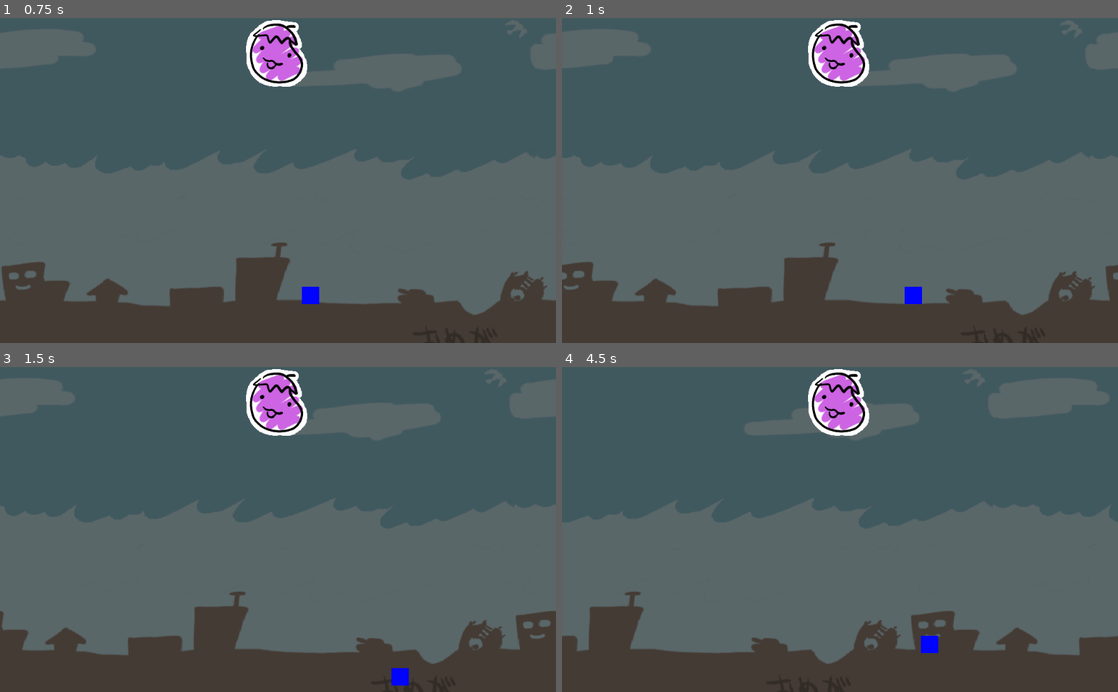
Above: before the commit, frames 1-4 (two rows, left to right).
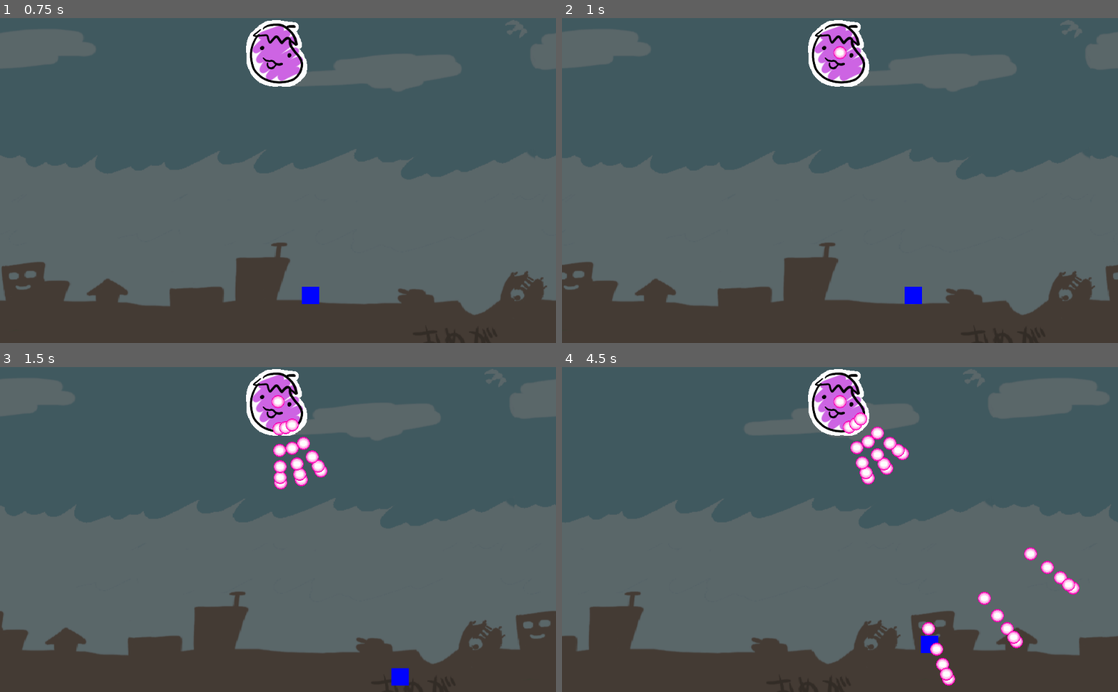
Above: after the commit, the same moments.

Repository: syun77/gd_bullettest2
Game: Godot game, scene res://Main.tscn
Two runs of this game, one before a commit and one after it. Both use one fixed random seed, a clock stepped at 60 frames per second and the inputs below.
Inputs:
- Up to frame 1 (0.75 s): hold Right (ui_right) from 0.53 s (still down)
- Up to frame 2 (1 s): keep holding Right (ui_right)
- Up to frame 3 (1.5 s): release Right (ui_right) at 1.28 s; hold Down (ui_down) from 1.28 s (still down)
- Up to frame 4 (4.5 s): release Down (ui_down) at 2.03 s; hold Right (ui_right) 2.03-2.78 s; hold Up (ui_up) 2.78-3.53 s; hold Left (ui_left) from 3.53 s (still down)

Frame 1 is identical in both runs. In frame 2, less than 0.1% of the frame differs, in the area x 48-52%, y 8-13%; in frame 3, 1.0%; in frame 4, 2.1%, in the area x 48-94%, y 8-99%.

Commit message:
N-Way弾を実装

Diff:
--- /dev/null
+++ b/BulletTest/Bullet.gd
@@ -0,0 +1,25 @@
+extends Area2D
+
+class_name Bullet
+
+var _velocity = Vector2.ZERO # 速度.
+var _accel = Vector2.ZERO # 加速度.
+
+## 速度を設定する.
+func set_velocity(deg:float, speed:float) -> void:
+	var rad = deg2rad(deg)
+	_velocity.x = cos(rad) * speed
+	_velocity.y = -sin(rad) * speed
+
+## 加速度を設定する.
+func set_accel(ax:float, ay:float) -> void:
+	_accel.x = ax
+	_accel.y = ay
+
+## 更新
+func _physics_process(delta: float) -> void:
+	_velocity += _accel
+	position += _velocity * delta
+
+	if Common.is_in_screen(position) == false:
+		queue_free()
--- /dev/null
+++ b/BulletTest/Bullet.tscn
@@ -0,0 +1,16 @@
+[gd_scene load_steps=4 format=2]
+
+[ext_resource path="res://bullet2.png" type="Texture" id=1]
+[ext_resource path="res://Bullet.gd" type="Script" id=2]
+
+[sub_resource type="CircleShape2D" id=1]
+radius = 11.0
+
+[node name="Bullet" type="Area2D"]
+script = ExtResource( 2 )
+
+[node name="Bullet2" type="Sprite" parent="."]
+texture = ExtResource( 1 )
+
+[node name="CollisionShape2D" type="CollisionShape2D" parent="."]
+shape = SubResource( 1 )
--- a/BulletTest/Common.gd
+++ b/BulletTest/Common.gd
@@ -3,108 +3,50 @@
 const ParticleObj = preload("res://Particle.tscn")
 const TIMER_SCREEN_SHAKE = 1.0
 
-var _change_spr = false
-var _is_scatter = false
-var _scatter_range = 5.0
-var _is_offset = false
-var _is_particle = false
+# 画面のサイズ.
+const SCREEN_W = 1024.0
+const SCREEN_H = 600.0
+
+# 画面の中央.
+const CENTER_X = SCREEN_W / 2
+const CENTER_Y = SCREEN_H / 2
+
 var _layers = null
-var _is_screen_shake = false
-var _is_enemy_shake = false
-var _screen_shake_timer = 0.0
-var _is_knock_back = false
-var _is_hitslow = false
-var _hitslow_rate = 40
-var _hitslow_timer = 0.0
-var _is_blur = false
-var _is_trail = false
+var _player:Player = null
+var _prev_target_pos = Vector2.ZERO
 
-func setup(layers) -> void:
+func setup(layers, player) -> void:
 	_layers = layers
+	_player = player
 
-func start_screen_shake() -> void:
-	_screen_shake_timer = TIMER_SCREEN_SHAKE
-func get_screen_shake_rate() -> float:
-	return _screen_shake_timer / TIMER_SCREEN_SHAKE
-func update_screen_shake(delta:float) -> void:
-	_screen_shake_timer -= delta
-	if _screen_shake_timer < 0:
-		_screen_shake_timer = 0
+func is_in_screen(pos:Vector2) -> bool:
+	if pos.x < 0 or pos.y < 0:
+		return false
+	if pos.x > SCREEN_W or pos.y > SCREEN_H:
+		return false
+	return true
 
 func get_layer(name:String) -> CanvasLayer:
 	return _layers[name]
 
-func add_particle(pos:Vector2, t:float, deg:float, speed:float):
-	var p = ParticleObj.instance()
-	p.position = pos
-	p.start(t, deg, speed)
-	get_layer("particle").add_child(p)
-	return p
+func get_player() -> Player:
+	if is_instance_valid(_player) == false:
+		return null
+	return _player
 
-func set_change_spr(b:bool) -> void:
-	_change_spr = b
+func get_aim(pos:Vector2) -> float:
+	var player = get_player()
+	var target = _prev_target_pos
+	if player != null:
+		target = player.position
 
-func is_change_spr() -> bool:
-	return _change_spr
+	var d = target - pos
+	var aim = rad2deg(atan2(-d.y, d.x))
 
-func set_scatter(b:bool) -> void:
-	_is_scatter = b
-func is_scatter() -> bool:
-	return _is_scatter
+	# ターゲットの座標を保存しておく.
+	_prev_target_pos = target
 
-func set_scatter_range(v:float) -> void:
-	_scatter_range = v
-func get_scatter_range() -> float:
-	return _scatter_range
-
-func set_offset(b:bool) -> void:
-	_is_offset = b
-func is_offset() -> bool:
-	return _is_offset
-
-func set_particle(b:bool) -> void:
-	_is_particle = b
-func is_particle() -> bool:
-	return _is_particle
-
-func set_screen_shake(b:bool) -> void:
-	_is_screen_shake = b
-func is_screen_shake() -> bool:
-	return _is_screen_shake
-func set_enemy_shake(b:bool) -> void:
-	_is_enemy_shake = b
-func is_enemy_shake() -> bool:
-	return _is_enemy_shake
-
-func set_knock_back(b:bool) -> void:
-	_is_knock_back = b
-func is_knock_back() -> bool:
-	return _is_knock_back
-
-func set_hitslow(b:bool) -> void:
-	_is_hitslow = b
-func is_hitslow() -> bool:
-	return _is_hitslow
-func set_hitslow_rate(rate:int) -> void:
-	_hitslow_rate = rate
-func get_hitslow_rate() -> float:
-	if _hitslow_timer <= 0:
-		return 1.0 # 無効.
-	return _hitslow_rate / 100.0
-func start_hitslow() -> void:
-	_hitslow_timer = 1.0
-func update_hitslow(delta:float) -> void:
-	_hitslow_timer -= delta
-
-func set_blur(b:bool) -> void:
-	_is_blur = b
-func is_blur() -> bool:
-	return _is_blur
-
-func set_trail(b:bool) -> void:
-	_is_trail = b
-func is_trail() -> bool:
-	return _is_trail
+	return aim
 
 ## 角度差を求める.
 func diff_angle(now:float, next:float) -> float:
--- a/BulletTest/Enemy.gd
+++ b/BulletTest/Enemy.gd
@@ -2,11 +2,98 @@
 
 class_name Enemy
 
+const BulletObj = preload("res://Bullet.tscn")
+
+# --------------------------------
+# class.
+# --------------------------------
+class DelayedBatteryInfo:
+	var deg:float = 0
+	var speed:float = 0
+	var delay:float = 0
+	var ax:float = 0
+	var ay:float = 0
+	func _init(_deg:float, _speed:float, _delay:float, _ax:float=0.0, _ay:float=0.0) -> void:
+		deg = _deg
+		speed = _speed
+		delay = _delay
+		ax = _ax
+		ay = _ay
+	func elapse(delta:float) -> bool:
+		delay -= delta
+		if delay <= 0:
+			return true # 発射できる.
+		return false
+
+
 onready var _spr = $Enemy
 
 var _cnt = 0
+var _timer = 0.0
+var _batteries = [] # 弾のディレイ発射用配列.
 
 func _physics_process(delta: float) -> void:
-	delta *= Common.get_hitslow_rate()
+	_timer += delta
+	_cnt += 1
 
-	_cnt += 1
+	_update_batteies(delta)
+
+	if _cnt%60 == 0:
+		var aim = _aim()
+		#_bullet(aim, 500)
+		for i in range(7):
+			_nway(3, aim, 45, 300+50*i, 0.1 * i)
+
+func _aim() -> float:
+	return Common.get_aim(position)
+
+## 弾を撃つ.
+func _bullet(deg:float, speed:float, delay:float=0, ax:float=0, ay:float=0) -> void:
+	if delay > 0.0:
+		# 遅延発射なのでリストに追加するだけ.
+		_add_battery(deg, speed, delay, ax, ay)
+		return
+
+	# 発射する.
+	var b = BulletObj.instance()
+	b.position = position
+	b.set_velocity(deg, speed)
+	b.set_accel(ax, ay)
+	var bullets = Common.get_layer("bullet")
+	bullets.add_child(b)
+
+## N-Wayを撃つ
+## @param n 発射数.
+## @param center 中心角度.
+## @param wide 範囲.
+## @param speed 速度.
+## @param delay 遅延速度.
+func _nway(n, center, wide, speed, delay=0) -> void:
+	if n < 1:
+		return
+
+	var d = wide / n
+	var a = center - (d * 0.5 * (n - 1))
+	for i in range(n):
+		_bullet(a, speed, delay)
+		a += d
+
+## 遅延発射リストに追加する.
+func _add_battery(deg:float, speed:float, delay:float, ax:float, ay:float) -> void:
+	var b = DelayedBatteryInfo.new(deg, speed, delay, ax, ay)
+	_batteries.append(b)
+
+## 遅延発射リストを更新する.
+func _update_batteies(delta:float) -> void:
+	var tmp = []
+	for battery in _batteries:
+		var b:DelayedBatteryInfo = battery
+		if b.elapse(delta):
+			# 発射する.
+			_bullet(b.deg, b.speed, 0, b.ax, b.ay)
+			continue
+
+		# 発射できないのでリストに追加.
+		tmp.append(b)
+
+	_batteries = tmp
--- a/BulletTest/Main.gd
+++ b/BulletTest/Main.gd
@@ -1,13 +1,12 @@
 extends Node2D
 
-# 画面の中央.
-const CENTER_X = 1024.0 / 2
-const CENTER_Y = 600.0 / 2
 
 onready var _camera = $MainCamera
 
+onready var _player = $MainLayer/Player
 onready var _main_layer = $MainLayer
 onready var _shot_layer = $ShotLayer
+onready var _bullet_layer = $BulletLayer
 onready var _particle_layer = $ParticleLayer
 onready var _hdr = $WorldEnvironment
 
@@ -15,18 +14,10 @@
 	var layers = {
 		"main": _main_layer,
 		"shot": _shot_layer,
+		"bullet" : _bullet_layer,
 		"particle": _particle_layer,
 	}
-	Common.setup(layers)
+	Common.setup(layers, _player)
 
 func _process(delta: float) -> void:
-	_update_screen_shake(delta)
-	Common.update_hitslow(delta)
-
-func _update_screen_shake(delta:float) -> void:
-	Common.update_screen_shake(delta)
-	var rate = Common.get_screen_shake_rate()
-	var v = 8.0 * rate
-	var h = 2.0 * rate
-	_camera.offset.x = rand_range(-v, v)
-	_camera.offset.y = rand_range(-h, h)
+	pass
--- a/BulletTest/Main.tscn
+++ b/BulletTest/Main.tscn
@@ -88,6 +88,9 @@
 [node name="ShotLayer" type="CanvasLayer" parent="."]
 follow_viewport_enable = true
 
+[node name="BulletLayer" type="CanvasLayer" parent="."]
+follow_viewport_enable = true
+
 [node name="ParticleLayer" type="CanvasLayer" parent="."]
 follow_viewport_enable = true
 
--- a/BulletTest/Player.gd
+++ b/BulletTest/Player.gd
@@ -1,4 +1,6 @@
 extends Node2D
+
+class_name Player
 
 const ShotObj = preload("res://Shot.tscn")
 const Shot2Obj = preload("res://Shot2.tscn")
@@ -7,7 +9,6 @@
 var _shot_cnt = 0
 
 func _physics_process(delta: float) -> void:
-	delta *= Common.get_hitslow_rate()
 	_shot_timer += delta
 
 	var v = Vector2()
@@ -22,64 +23,3 @@
 
 	v = v.normalized()
 	position += 300 * v * delta
-
-	_shot_cnt += 1
-	var shot_rate = _get_shot_rate()
-	if _shot_cnt % shot_rate == 0:
-		#_shot()
-		pass
-
-func _shot() -> void:
-	var deg = 90
-
-	if Common.is_scatter():
-		var rng = Common.get_scatter_range()
-		deg += rand_range(-rng, rng)
-
-	var spd = 1500
-	var shot = _create_shot(deg, spd)
-
-	if _shot_cnt%4 == 0:
-		if Common.is_offset():
-			shot.position.y -= 12
-
-	if Common.is_screen_shake():
-		# ショットガン
-		for i in range(12):
-			var deg2 = deg + rand_range(-10, 10)
-			var speed = spd * rand_range(0.8, 1.0)
-			_create_shot(deg2, speed)
-		# カメラ揺れ開始.
-		Common.start_screen_shake()
-
-func _get_shot_rate() -> int:
-	var ret = 2
-
-	if Common.is_screen_shake() == true:
-		ret = 2 * 32
-
-	var rate = Common.get_hitslow_rate()
-	if rate > 0:
-		ret = int(ret / rate)
-	else:
-		ret = 9999999
-
-	return ret
-
-func _create_shot(deg:float, speed:float):
-	var obj:Area2D = null
-	if Common.is_trail():
-		obj = Shot2Obj.instance()
-		obj.position = position
-		var v = Vector2()
-		var rad = deg2rad(270 + rand_range(-45, 45))
-		var spd = rand_range(100, 1000)
-		v.x = cos(rad) * spd
-		v.y = -sin(rad) * spd
-		obj.set_velocity(v)
-	else:
-		obj = ShotObj.instance()
-		obj.position = position
-		obj.set_velocity(deg, speed)
-	Common.get_layer("shot").add_child(obj)
-	return obj
--- a/BulletTest/project.godot
+++ b/BulletTest/project.godot
@@ -10,9 +10,19 @@
 
 _global_script_classes=[ {
 "base": "Area2D",
+"class": "Bullet",
+"language": "GDScript",
+"path": "res://Bullet.gd"
+}, {
+"base": "Area2D",
 "class": "Enemy",
 "language": "GDScript",
 "path": "res://Enemy.gd"
+}, {
+"base": "Node2D",
+"class": "Player",
+"language": "GDScript",
+"path": "res://Player.gd"
 }, {
 "base": "Area2D",
 "class": "Shot2",
@@ -20,7 +30,9 @@
 "path": "res://Shot2.gd"
 } ]
 _global_script_class_icons={
+"Bullet": "",
 "Enemy": "",
+"Player": "",
 "Shot2": ""
 }
 
Binary file added: BulletTest/bullet2.png
Not shown, added: BulletTest/bullet2.png.import
